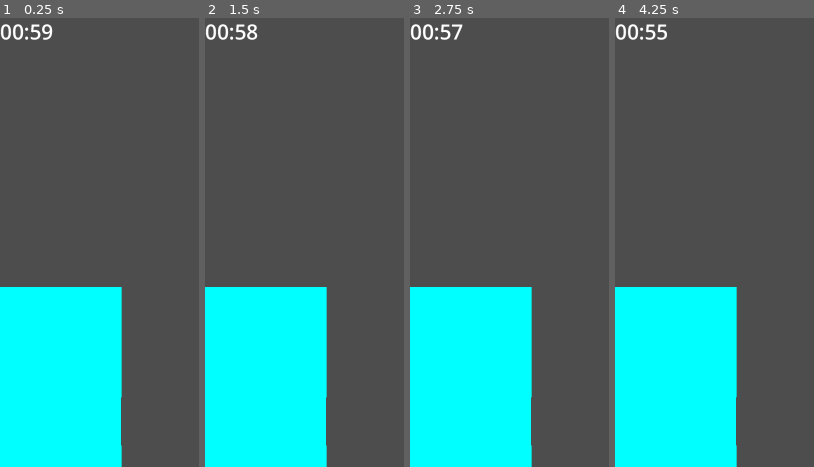
Above: before the commit, frames 1-4 (left to right).
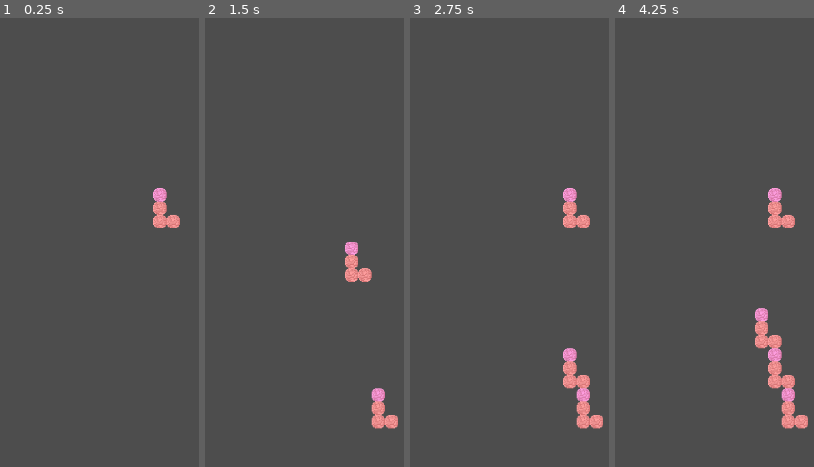
Above: after the commit, the same moments.

Repository: Paradox694/Aerial-Survivor
Game: Godot game, scene res://Grid/GridTest.tscn
Same seed, same stepped clock (60 frames per second), same inputs: the game is played once before the commit and once after it. Before the commit the project starts from res://Main.tscn.
Inputs:
- Up to frame 1 (0.25 s): no input
- Up to frame 2 (1.5 s): tap Enter at 0.5 s; hold D (MoveBlockRight) 0.53-1.28 s; hold S (DropBlock) 0.53-1.28 s; hold A (MoveBlockLeft) from 1.28 s (still down); tap S (DropBlock) at 1.35 s
- Up to frame 3 (2.75 s): tap Space at 2 s; release A (MoveBlockLeft) at 2.03 s; hold D (MoveBlockRight) from 2.03 s (still down); hold S (DropBlock) from 2.03 s (still down)
- Up to frame 4 (4.25 s): release S (DropBlock) at 2.78 s; tap S (DropBlock) at 2.85 s; tap Enter at 3.5 s; release D (MoveBlockRight) at 3.53 s; hold A (MoveBlockLeft) from 3.53 s (still down); hold S (DropBlock) from 3.53 s (still down)

The runs differ from the first frame. In frame 1, 26% of the frame differs, in the area x 0-91%, y 1-100%; in frame 2, 26%; in frame 3, 27%; in frame 4, 28%, in the area x 0-97%, y 1-100%.

Commit message:
removed water rising system from main

Diff:
--- a/Main.tscn
+++ /dev/null
@@ -1,14 +0,0 @@
-[gd_scene load_steps=3 format=3 uid="uid://d0gexhl8kqr0p"]
-
-[ext_resource type="PackedScene" uid="uid://dxgs7a0ibnxlq" path="res://Timer/Water_timer.tscn" id="1_t1tng"]
-[ext_resource type="PackedScene" uid="uid://csja2p1corfmn" path="res://Water/Water.tscn" id="2_blj3i"]
-
-[node name="Node2D" type="Node2D"]
-
-[node name="WaterTimer" parent="." instance=ExtResource("1_t1tng")]
-
-[node name="Water" parent="." instance=ExtResource("2_blj3i")]
-position = Vector2(0, 648)
-
-[connection signal="rise" from="WaterTimer" to="Water" method="_on_water_timer_rise"]
-[connection signal="stop" from="Water" to="WaterTimer" method="_on_water_stop"]
--- a/Timer/WaterTimer.gd
+++ /dev/null
@@ -1,25 +0,0 @@
-extends Node
-
-signal rise
-
-@onready var label = $Label
-@onready var timer = $Timer
-
-func _ready():
-	timer.start()
-
-func time_left_to_live():
-	var time_left = timer.time_left
-	var minute = floor(time_left / 60)
-	var second = int(time_left) % 60
-	return [minute, second]
-
-func _process(delta):
-	label.text = "%02d:%02d" % time_left_to_live()
-	if(label.text == "00:00"):
-		emit_signal("rise")
-
-func _on_water_stop():
-	label.text = "Done"
-	if(label.text == "Done"):
-		timer.wait_time = 3600.0
--- a/Timer/Water_timer.tscn
+++ /dev/null
@@ -1,15 +0,0 @@
-[gd_scene load_steps=2 format=3 uid="uid://dxgs7a0ibnxlq"]
-
-[ext_resource type="Script" path="res://Timer/WaterTimer.gd" id="1_emmx3"]
-
-[node name="WaterTimer" type="Node"]
-script = ExtResource("1_emmx3")
-
-[node name="Label" type="Label" parent="."]
-offset_right = 141.0
-offset_bottom = 75.0
-theme_override_font_sizes/font_size = 50
-text = "00:00"
-
-[node name="Timer" type="Timer" parent="."]
-wait_time = 60.0
--- a/Water/Water.gd
+++ /dev/null
@@ -1,19 +0,0 @@
-extends AnimatableBody2D
-
-signal stop
-
-@onready var polygon_2d = $Polygon2D
-
-# Called when the node enters the scene tree for the first time.
-func _ready():
-	print(polygon_2d.position.y)
-
-# Called every frame. 'delta' is the elapsed time since the previous frame.
-func _process(delta):
-	if(polygon_2d.position.y < -540):
-		emit_signal("stop")
-
-func _on_water_timer_rise():
-	polygon_2d.position.y = polygon_2d.position.y - 1
-	print("The water is rising")
-	print(polygon_2d.position.y)
--- a/Water/Water.tscn
+++ /dev/null
@@ -1,21 +0,0 @@
-[gd_scene load_steps=3 format=3 uid="uid://csja2p1corfmn"]
-
-[ext_resource type="Script" path="res://Water/Water.gd" id="1_o4bpe"]
-
-[sub_resource type="RectangleShape2D" id="RectangleShape2D_th2if"]
-size = Vector2(292, 648)
-
-[node name="Water" type="AnimatableBody2D"]
-script = ExtResource("1_o4bpe")
-
-[node name="Polygon2D" type="Polygon2D" parent="."]
-position = Vector2(1.00617, -2.00155)
-scale = Vector2(0.999661, 1.00155)
-color = Color(0, 1, 1, 1)
-polygon = PackedVector2Array(-1.00651, 1.99845, 291.093, 1.99845, 290.096, 324, 291.093, 648.995, -1.00651, 648.995)
-
-[node name="Area2D" type="Area2D" parent="."]
-
-[node name="CollisionShape2D" type="CollisionShape2D" parent="Area2D"]
-position = Vector2(146, 324)
-shape = SubResource("RectangleShape2D_th2if")
--- a/project.godot
+++ b/project.godot
@@ -11,8 +11,7 @@
 [application]
 
 config/name="Aerial Survivor"
-run/main_scene="res://Main.tscn"
-
+run/main_scene="res://Grid/GridTest.tscn"
 config/features=PackedStringArray("4.2", "Forward Plus")
 config/icon="res://icon.svg"
 
